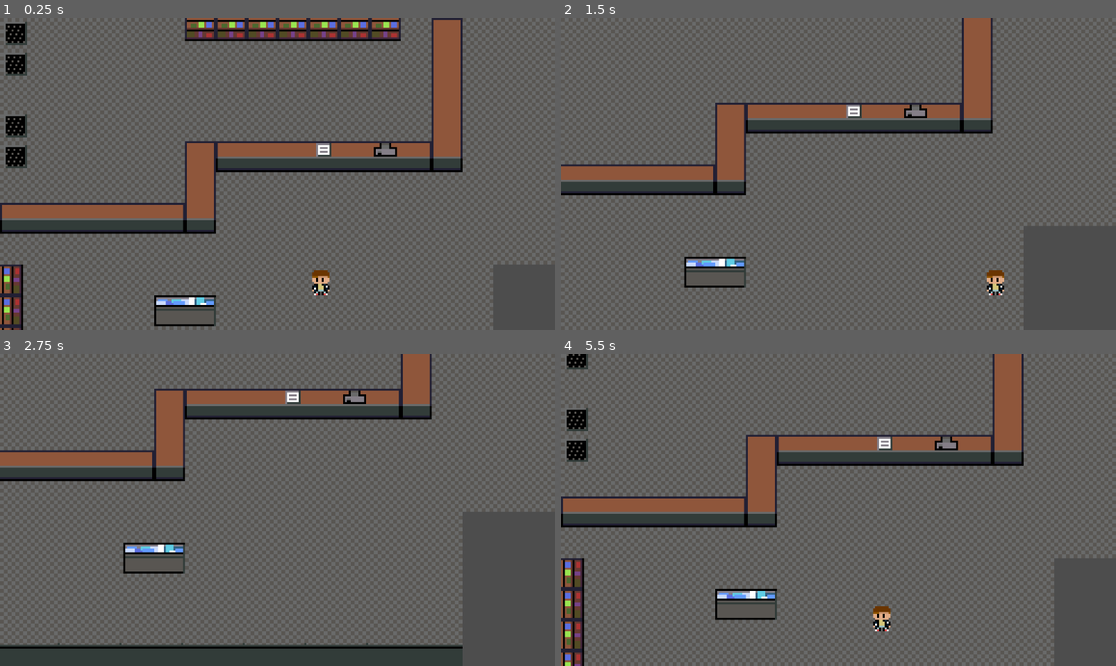
Above: before the commit, frames 1-4 (two rows, left to right).
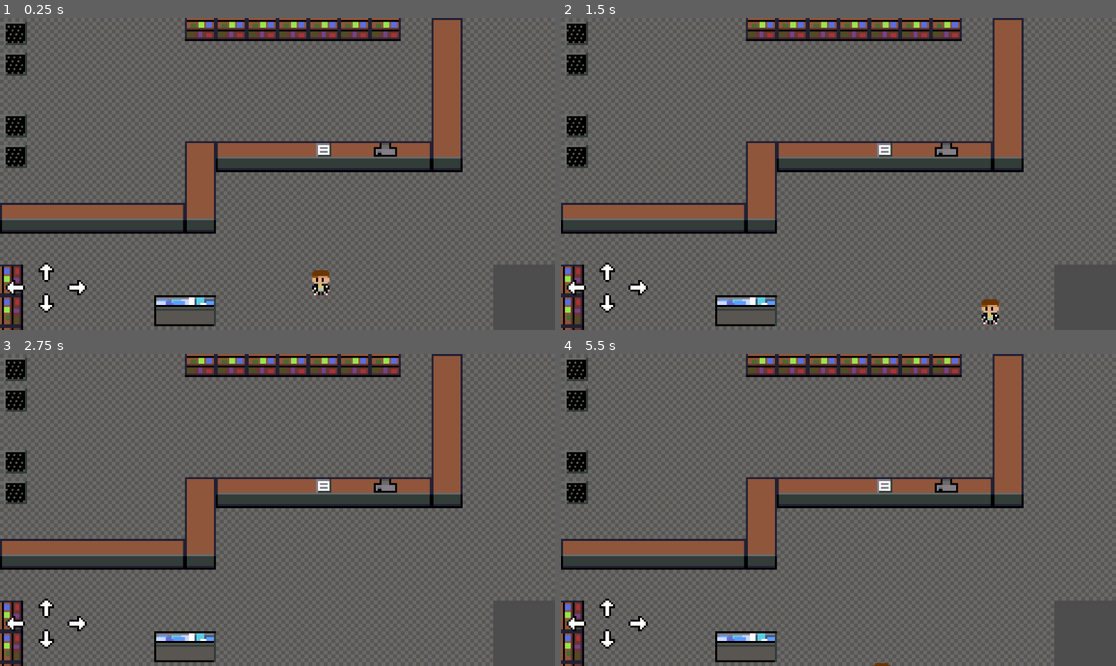
Above: after the commit, the same moments.

Repository: jmcgorey/locals_rpg
Game: Godot game, scene res://scenes/levels/diner_area.tscn
The game is run twice, just before and just after one commit, with the same random seed, the same clock (stepped at 60 frames per second) and the same inputs.
Inputs:
- Up to frame 1 (0.25 s): no input
- Up to frame 2 (1.5 s): hold D (move_right) 0.53-1.28 s; hold E (interact) 0.53-1.28 s; hold S (move_down) from 1.28 s (still down); tap E (interact) at 1.35 s
- Up to frame 3 (2.75 s): release S (move_down) at 2.03 s; hold D (move_right) from 2.03 s (still down); hold E (interact) from 2.03 s (still down)
- Up to frame 4 (5.5 s): release D (move_right) at 2.78 s; release E (interact) at 2.78 s; hold W (move_up) 2.78-3.53 s; tap E (interact) at 2.85, 4.35 s; hold E (interact) 3.53-4.28 s; hold A (move_left) 3.53-5.03 s; hold S (move_down) from 5.03 s (still down); hold E (interact) from 5.03 s (still down)

The runs differ from the first frame. In frame 1, 0.4% of the frame differs, in the area x 1-16%, y 78-95%; in frame 2, 29%; in frame 3, 33%, in the area x 0-100%, y 0-100%; in frame 4, 24%.

Commit message:
basic touch controls

Diff:
--- a/project.godot
+++ b/project.godot
@@ -52,6 +52,10 @@
 ]
 }
 
+[input_devices]
+
+pointing/emulate_touch_from_mouse=true
+
 [layer_names]
 
 2d_physics/layer_1="player"
--- /dev/null
+++ b/scenes/controls/hud.tscn
@@ -0,0 +1,25 @@
+[gd_scene load_steps=2 format=3 uid="uid://khfb5hbqb3ds"]
+
+[ext_resource type="PackedScene" uid="uid://dtvsduisenxpg" path="res://scenes/controls/movement_buttons.tscn" id="1_a4pkp"]
+
+[node name="HUD" type="Control"]
+layout_mode = 3
+anchors_preset = 15
+anchor_right = 1.0
+anchor_bottom = 1.0
+grow_horizontal = 2
+grow_vertical = 2
+
+[node name="MovementButtons" parent="." instance=ExtResource("1_a4pkp")]
+layout_mode = 1
+anchors_preset = 2
+anchor_left = 0.0
+anchor_top = 1.0
+anchor_right = 0.0
+anchor_bottom = 1.0
+offset_left = 64.0
+offset_top = -72.0
+offset_right = 64.0
+offset_bottom = -72.0
+grow_horizontal = 1
+grow_vertical = 0
--- /dev/null
+++ b/scenes/controls/movement_buttons.tscn
@@ -0,0 +1,44 @@
+[gd_scene load_steps=9 format=3 uid="uid://dtvsduisenxpg"]
+
+[ext_resource type="Texture2D" uid="uid://dker1nbc21o84" path="res://assets/images/controls/up-arrow.png" id="1_1ecdk"]
+[ext_resource type="Texture2D" uid="uid://ctxvd60a1tg6i" path="res://assets/images/controls/up-arrow-pressed.png" id="2_35kha"]
+[ext_resource type="Texture2D" uid="uid://bbu04q2m2x8vl" path="res://assets/images/controls/down-arrow.png" id="2_ysm6j"]
+[ext_resource type="Texture2D" uid="uid://dkd0kx5ernl7x" path="res://assets/images/controls/left-arrow.png" id="3_d23et"]
+[ext_resource type="Texture2D" uid="uid://h8odpvtnpxbi" path="res://assets/images/controls/down-arrow-pressed.png" id="4_42ktg"]
+[ext_resource type="Texture2D" uid="uid://dfrwu2i0nvmh8" path="res://assets/images/controls/right-arrow.png" id="4_rurgw"]
+[ext_resource type="Texture2D" uid="uid://2twv6mb0njse" path="res://assets/images/controls/left-arrow-pressed.png" id="6_3wvd7"]
+[ext_resource type="Texture2D" uid="uid://b03hcmdfxwdjf" path="res://assets/images/controls/right-arrow-pressed.png" id="8_ahvq1"]
+
+[node name="MovementButtons" type="Control"]
+layout_mode = 3
+anchors_preset = 8
+anchor_left = 0.5
+anchor_top = 0.5
+anchor_right = 0.5
+anchor_bottom = 0.5
+grow_horizontal = 2
+grow_vertical = 2
+
+[node name="UpButton" type="TouchScreenButton" parent="."]
+position = Vector2(-8, -12)
+texture_normal = ExtResource("1_1ecdk")
+texture_pressed = ExtResource("2_35kha")
+action = "move_up"
+
+[node name="DownButton" type="TouchScreenButton" parent="."]
+position = Vector2(-8, 4)
+texture_normal = ExtResource("2_ysm6j")
+texture_pressed = ExtResource("4_42ktg")
+action = "move_down"
+
+[node name="Left Button" type="TouchScreenButton" parent="."]
+position = Vector2(-24, -4)
+texture_normal = ExtResource("3_d23et")
+texture_pressed = ExtResource("6_3wvd7")
+action = "move_left"
+
+[node name="TouchScreenButton" type="TouchScreenButton" parent="."]
+position = Vector2(8, -4)
+texture_normal = ExtResource("4_rurgw")
+texture_pressed = ExtResource("8_ahvq1")
+action = "move_right"
--- a/scenes/levels/diner_area.tscn
+++ b/scenes/levels/diner_area.tscn
@@ -1,8 +1,9 @@
-[gd_scene load_steps=8 format=4 uid="uid://qkd308dtfqwi"]
+[gd_scene load_steps=9 format=4 uid="uid://qkd308dtfqwi"]
 
 [ext_resource type="Texture2D" uid="uid://m8x26ue1faqe" path="res://assets/images/world/diner_tiles_1.png" id="1_hsm8c"]
 [ext_resource type="PackedScene" uid="uid://2t1csv41dyot" path="res://scenes/interaction/menu_area.tscn" id="2_5snhd"]
 [ext_resource type="PackedScene" uid="uid://cjfkxoh812y6w" path="res://scenes/player/player.tscn" id="3_0kc20"]
+[ext_resource type="PackedScene" uid="uid://khfb5hbqb3ds" path="res://scenes/controls/hud.tscn" id="5_lt7cu"]
 
 [sub_resource type="TileSetAtlasSource" id="TileSetAtlasSource_11t1m"]
 texture = ExtResource("1_hsm8c")
@@ -81,8 +82,13 @@
 position = Vector2(167, 138)
 collision_mask = 3
 
-[node name="Camera2D" type="Camera2D" parent="Player"]
-position = Vector2(-167, -138)
+[node name="HUD" parent="." instance=ExtResource("5_lt7cu")]
+offset_left = -40.0
+offset_top = 208.0
+offset_right = -40.0
+offset_bottom = 208.0
+
+[node name="Camera2D" type="Camera2D" parent="."]
 anchor_mode = 0
 zoom = Vector2(4, 4)
 limit_left = 0
--- a/scripts/player_scripts/player.gd
+++ b/scripts/player_scripts/player.gd
@@ -1,7 +1,7 @@
 extends CharacterBody2D
 class_name Player
 
-const SPEED = 100
+const SPEED = 75
 
 @onready var anim_sprite: AnimatedSprite2D = $AnimSprite
 
Binary file added: assets/images/controls/down-arrow-pressed.png
Not shown, added: assets/images/controls/down-arrow-pressed.png.import
Binary file added: assets/images/controls/down-arrow.png
Not shown, added: assets/images/controls/down-arrow.png.import
Binary file added: assets/images/controls/left-arrow-pressed.png
Not shown, added: assets/images/controls/left-arrow-pressed.png.import
Binary file added: assets/images/controls/left-arrow.png
Not shown, added: assets/images/controls/left-arrow.png.import
Binary file added: assets/images/controls/right-arrow-pressed.png
Not shown, added: assets/images/controls/right-arrow-pressed.png.import
Binary file added: assets/images/controls/right-arrow.png
Not shown, added: assets/images/controls/right-arrow.png.import
(and 4 more such lines)
